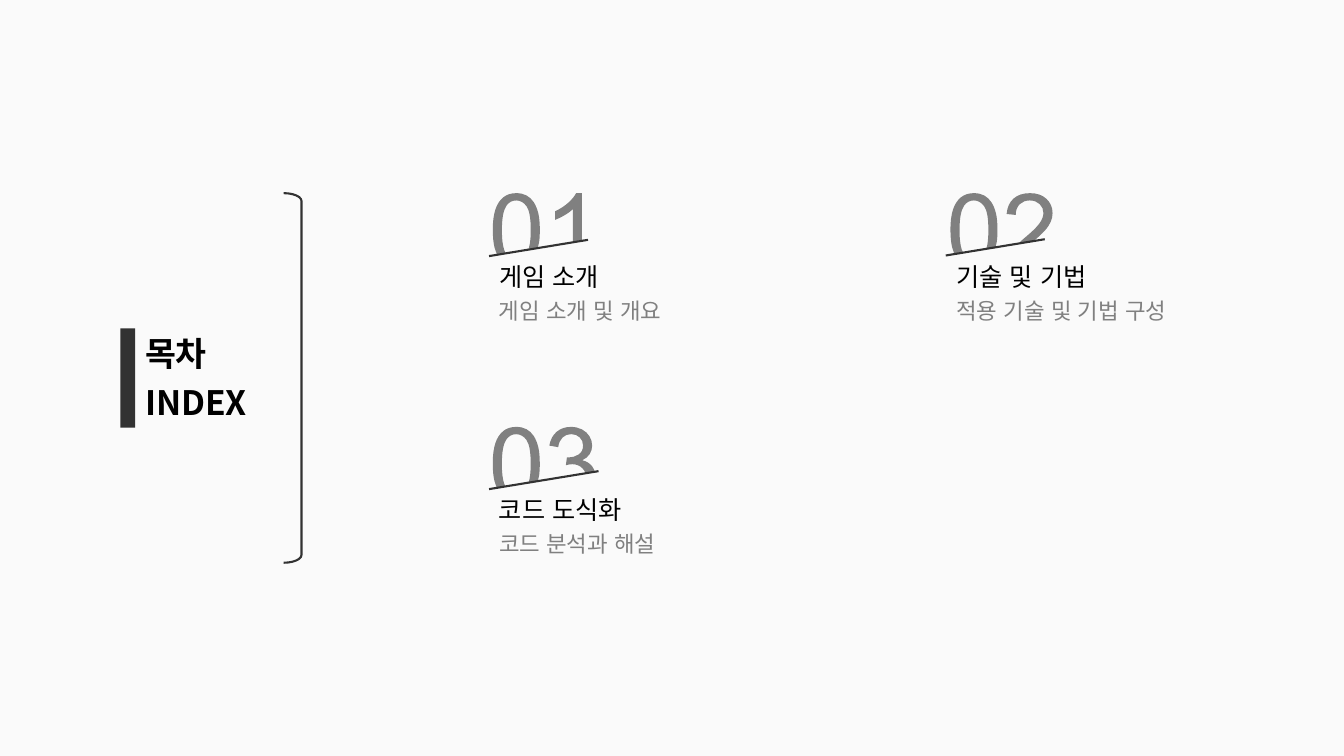
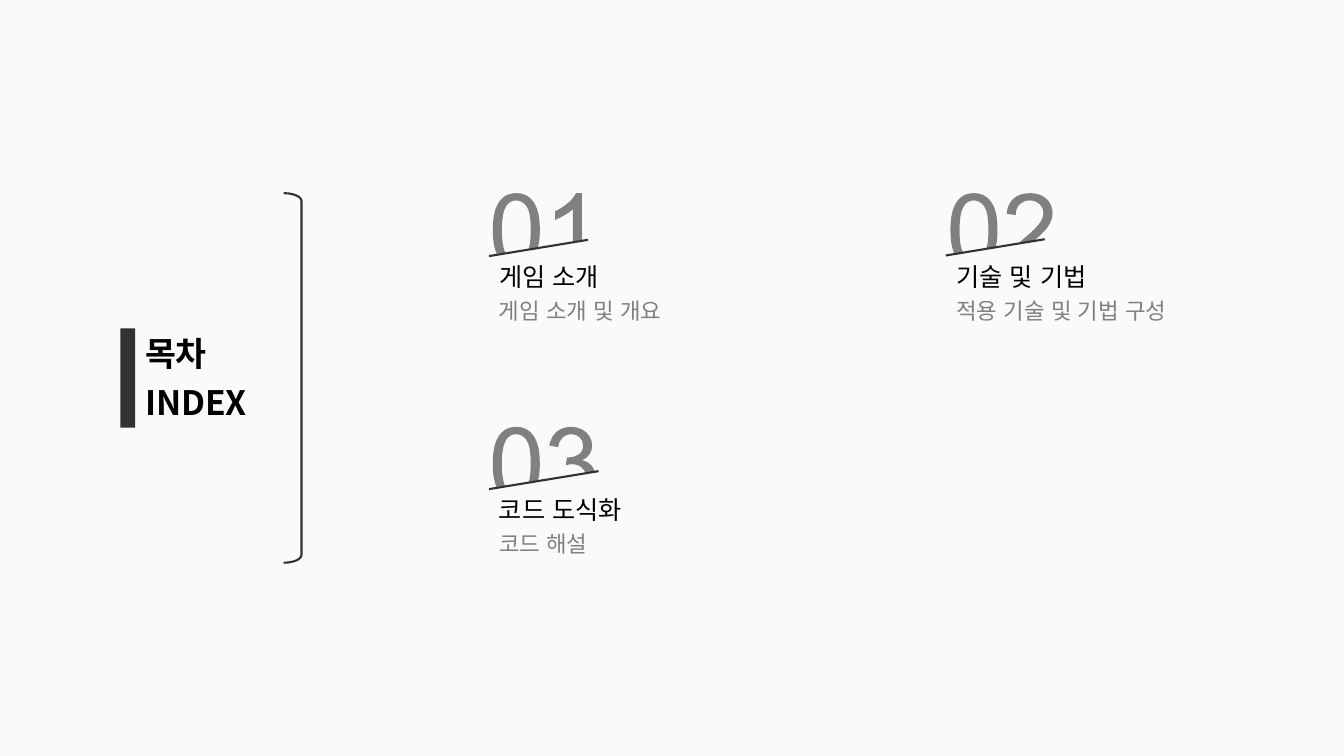
Before and after one commit to simplex3510/GeoStrike, a slide deck: slide 2 of 발표용.pptx. Drawn at 1344x756 pixels with LibreOffice and Linux fonts; fonts in the diff are those of the drawing. Boxes give left, top, right and bottom in pixels: in the first picture for what was removed or moved away, otherwise in the second. Text is boxed around its words. In the diff, an @@ line names an element or a change of style, - is before the commit and + after.

```diff
--- a/발표용.pptx
+++ b/발표용.pptx
@@ text at box(499, 533, 587, 554): text changed @@
-코드 분석과 해설
+코드 해설
```
Also in this commit, not shown: 2 other slides changed.
